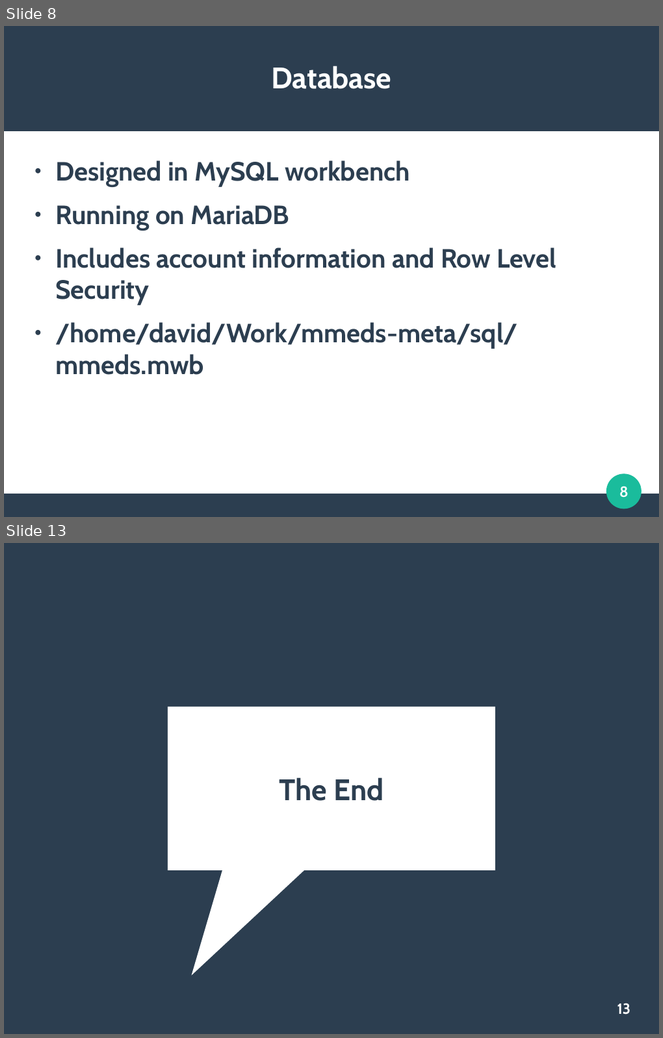
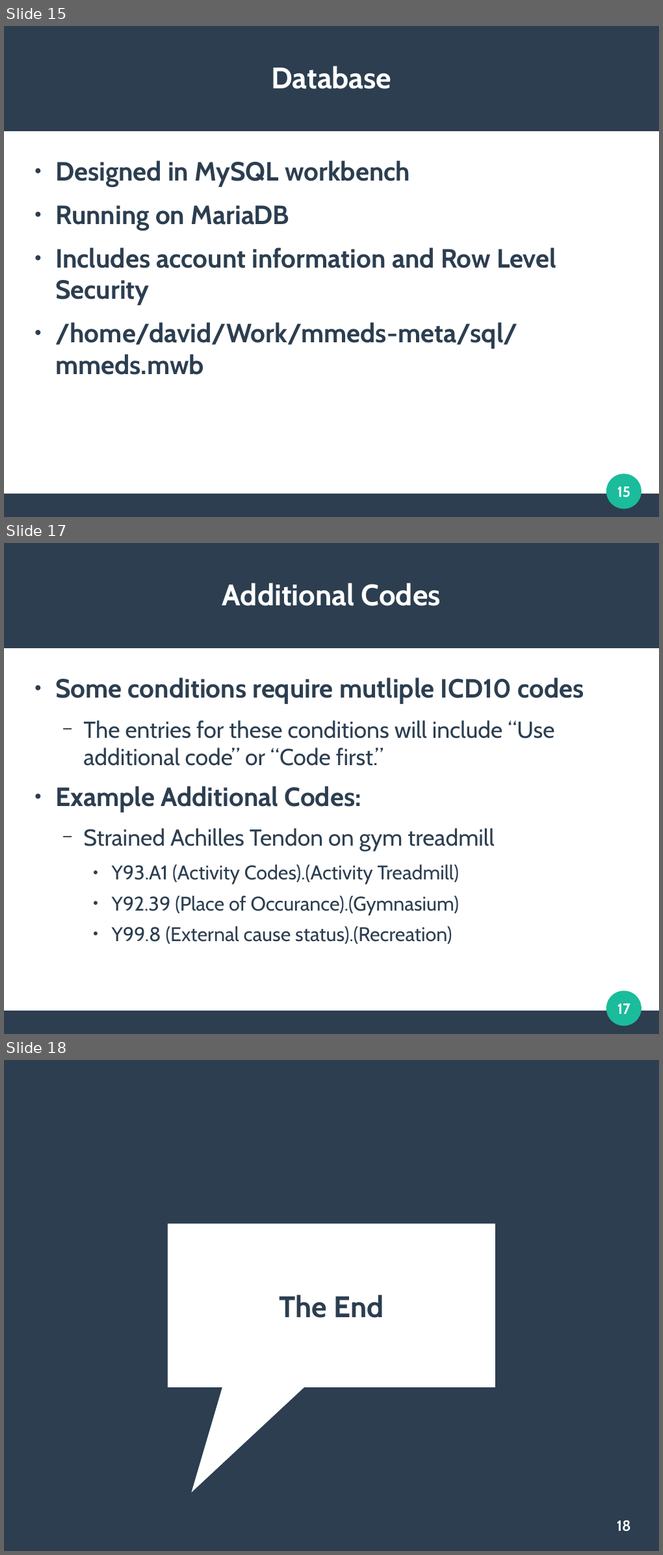
Before and after one commit to clemente-lab/mmeds-meta, a slide deck: sql/mmeds.odp. Shown one above the other, each under a label of ours: slides 8 and 13 before the commit, slides 15, 17 and 18 after it; the slides between them are not shown. The pictures are 663x1038 and 663x1555 pixels, drawn with LibreOffice and Linux fonts; fonts in the diff are those of the drawing. Boxes give left, top, right and bottom in pixels: in the first picture for what was removed or moved away, otherwise in the second. Text is boxed around its words. In the diff, an @@ line names an element or a change of style, - is before the commit and + after.

```diff
--- a/sql/mmeds.odp
+++ b/sql/mmeds.odp
@@ slide 17 added at (4, 543, 659, 1034), background #FFFFFF; not listed: 3 template elements that a slide beside it also shows @@
@@ title added at (222, 583, 441, 606), 36 pt, text #FFFFFF, bold @@
+Additional Codes
@@ text added at (55, 678, 584, 944), 24 pt, text #2C3E50 @@
+● Some conditions require mutliple ICD10 codes
+  − The entries for these conditions will include “Use additional code” or “Code first.”
+● Example Additional Codes:
+  − Strained Achilles Tendon on gym treadmill
+    ● Y93.A1 (Activity Codes).(Activity Treadmill)
+    ● Y92.39 (Place of Occurance).(Gymnasium)
+    ● Y99.8 (External cause status).(Recreation)
@@ page number added at (618, 1004, 631, 1014), 18 pt, text #FFFFFF, bold @@
+17
@@ what was slide 8 is now slide 15 @@
@@ page number at (618, 487, 631, 498): text changed @@
-8
+15
@@ what was slide 13 is now slide 18 @@
@@ page number at (617, 1520, 631, 1532): text changed @@
-13
+18
```
Also in this commit, not shown: 1 slide changed, 6 other slides added, 1 other file.
